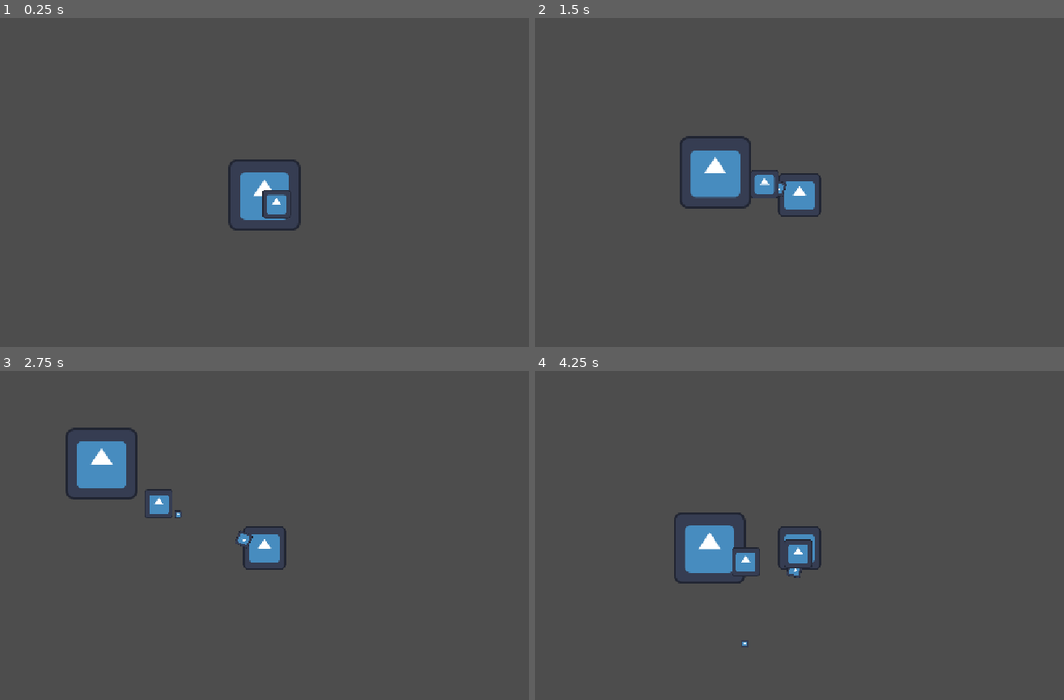
Above: before the commit, frames 1-4 (two rows, left to right).
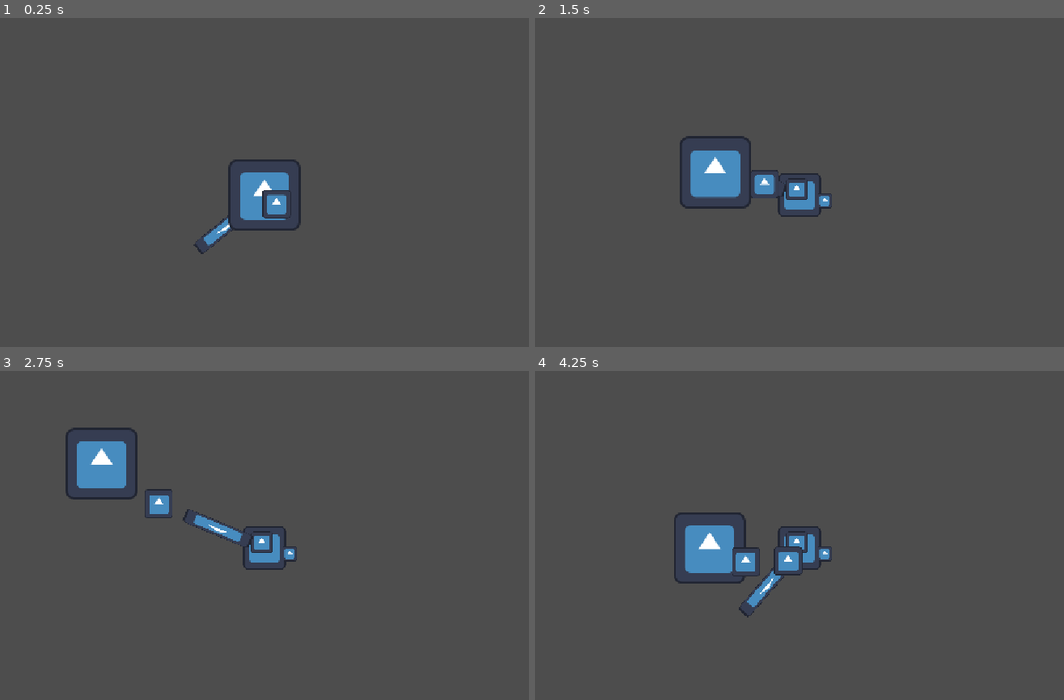
Above: after the commit, the same moments.

Repository: ReddRubinho/Survivors
Game: Godot game, scene res://main.tscn
Two runs of this game, one before a commit and one after it. Both use one fixed random seed, a clock stepped at 60 frames per second and the inputs below. The engine's default icon, where the game draws it, is replaced by a stand-in: a white triangle on a blue panel in a dark square.
Inputs:
- Up to frame 1 (0.25 s): no input
- Up to frame 2 (1.5 s): hold D (Move_Right) 0.53-1.28 s; hold S (Move_Down) from 1.28 s (still down)
- Up to frame 3 (2.75 s): release S (Move_Down) at 2.03 s; hold D (Move_Right) from 2.03 s (still down)
- Up to frame 4 (4.25 s): release D (Move_Right) at 2.78 s; hold W (Move_Up) 2.78-3.53 s; hold A (Move_Left) from 3.53 s (still down)

The runs differ from the first frame. In frame 1, 0.2% of the frame differs, in the area x 36-45%, y 59-72%; in frame 2, 0.3%; in frame 3, 0.6%; in frame 4, 0.9%, in the area x 38-57%, y 48-85%.

Commit message:
feat: add pistol blunderbuss and saber weapons

Diff:
--- /dev/null
+++ b/blunderbuss.gd
@@ -0,0 +1,61 @@
+extends Node2D
+
+@export var projectile_scene: PackedScene
+@export var damage: int = 6
+@export var attack_cooldown: float = 1.0
+@export var projectile_count: int = 6
+@export var spread_angle: float = 30.0
+
+var attack_timer: float = 0.0
+
+func get_nearest_enemy():
+	var enemies = get_tree().get_nodes_in_group("enemy")
+	var nearest_enemy = null
+	var nearest_distance = INF
+
+	for enemy in enemies:
+		var distance = global_position.distance_to(enemy.global_position)
+
+		if distance < nearest_distance:
+			nearest_distance = distance
+			nearest_enemy = enemy
+	return nearest_enemy
+
+func _physics_process(delta: float) -> void:
+	var enemy = get_nearest_enemy()
+
+	if enemy :
+		look_at(enemy.global_position)
+
+		attack_timer -= delta
+
+		if attack_timer <= 0:
+			var current_projectile_count = randi_range(
+				projectile_count - 1,
+				projectile_count + 1
+			)
+
+			for i in current_projectile_count:
+				var projectile = projectile_scene.instantiate()
+
+				get_tree().current_scene.add_child(projectile)
+
+				projectile.damage = damage
+				projectile.global_position = $Sprite2D.global_position
+
+				var direction = global_position.direction_to(enemy.global_position)
+
+				var spread = deg_to_rad(spread_angle)
+				var random_angle = randf_range(-spread / 2.0, spread / 2.0)
+
+				projectile.direction = direction.rotated(random_angle)
+
+			attack_timer = attack_cooldown
+# Called when the node enters the scene tree for the first time.
+func _ready() -> void:
+	pass # Replace with function body.
+
+
+# Called every frame. 'delta' is the elapsed time since the previous frame.
+func _process(delta: float) -> void:
+	pass
--- /dev/null
+++ b/blunderbuss.tscn
@@ -0,0 +1,11 @@
+[gd_scene format=3 uid="uid://cpd5om6bn7jww"]
+
+[ext_resource type="Script" uid="uid://cmdxgvbpiww5c" path="res://blunderbuss.gd" id="1_41e5l"]
+[ext_resource type="Texture2D" uid="uid://b6pyjum1wc0qp" path="res://icon.svg" id="2_p0em1"]
+
+[node name="Blunderbuss" type="Node2D" unique_id=1632826593]
+script = ExtResource("1_41e5l")
+
+[node name="Sprite2D" type="Sprite2D" parent="." unique_id=114479864]
+scale = Vector2(0.3, 0.3)
+texture = ExtResource("2_p0em1")
--- a/main.gd
+++ b/main.gd
@@ -25,12 +25,12 @@
 
 
 func _on_button_2_pressed() -> void:
-	$Player/Weapon.increase_attack_speed(0.5)
+	$Player/Weapons/Pistol.increase_attack_speed(0.5)
 	$UpgradeMenu.visible = false
 	get_tree().paused = false
 
 
 func _on_button_3_pressed() -> void:
-	$Player/Weapon.increase_damage(3.0)
+	$Player/Weapons/Pistol.increase_damage(3.0)
 	$UpgradeMenu.visible = false
 	get_tree().paused = false
--- a/weapon.gd
+++ b/pistol.gd
@@ -34,7 +34,7 @@
 
 		if attack_timer <= 0:
 			var projectile = projectile_scene.instantiate()
-			get_parent().get_parent().add_child(projectile)
+			get_tree().current_scene.add_child(projectile)
 
 			projectile.damage = damage
 			projectile.global_position = $Sprite2D.global_position
--- /dev/null
+++ b/pistol.tscn
@@ -0,0 +1,14 @@
+[gd_scene format=3 uid="uid://bkftxnub7l2xp"]
+
+[ext_resource type="Script" uid="uid://bkowuu7o8ahy" path="res://pistol.gd" id="1_6e3nq"]
+[ext_resource type="PackedScene" uid="uid://cqpdrk7fnmete" path="res://projectile.tscn" id="2_646vd"]
+[ext_resource type="Texture2D" uid="uid://b6pyjum1wc0qp" path="res://icon.svg" id="3_78vgs"]
+
+[node name="Pistol" type="Node2D" unique_id=1046747733]
+script = ExtResource("1_6e3nq")
+projectile_scene = ExtResource("2_646vd")
+
+[node name="Sprite2D" type="Sprite2D" parent="." unique_id=890785368]
+position = Vector2(40, 0)
+scale = Vector2(0.2, 0.2)
+texture = ExtResource("3_78vgs")
--- a/player.tscn
+++ b/player.tscn
@@ -2,8 +2,10 @@
 
 [ext_resource type="Script" uid="uid://lrlkd4qbbrek" path="res://player.gd" id="1_onrkg"]
 [ext_resource type="Texture2D" uid="uid://b6pyjum1wc0qp" path="res://icon.svg" id="2_i3pqv"]
-[ext_resource type="Script" uid="uid://bkowuu7o8ahy" path="res://weapon.gd" id="3_i3pqv"]
-[ext_resource type="PackedScene" uid="uid://cqpdrk7fnmete" path="res://projectile.tscn" id="4_hqtel"]
+[ext_resource type="PackedScene" uid="uid://bkftxnub7l2xp" path="res://pistol.tscn" id="3_i3pqv"]
+[ext_resource type="PackedScene" uid="uid://cpd5om6bn7jww" path="res://blunderbuss.tscn" id="4_hqtel"]
+[ext_resource type="PackedScene" uid="uid://cqpdrk7fnmete" path="res://projectile.tscn" id="5_sweqy"]
+[ext_resource type="PackedScene" uid="uid://ds45qlihvnyg6" path="res://sable.tscn" id="6_2hs0m"]
 
 [sub_resource type="CircleShape2D" id="CircleShape2D_ncggm"]
 radius = 30.0
@@ -21,11 +23,15 @@
 
 [node name="Camera2D" type="Camera2D" parent="." unique_id=1221549935]
 
-[node name="Weapon" type="Node2D" parent="." unique_id=1706880153]
-script = ExtResource("3_i3pqv")
-projectile_scene = ExtResource("4_hqtel")
+[node name="Weapons" type="Node2D" parent="." unique_id=2108888436]
 
-[node name="Sprite2D" type="Sprite2D" parent="Weapon" unique_id=732595297]
-position = Vector2(40, 0)
-scale = Vector2(0.2, 0.2)
-texture = ExtResource("2_i3pqv")
+[node name="Pistol" parent="Weapons" unique_id=1046747733 instance=ExtResource("3_i3pqv")]
+process_mode = 4
+position = Vector2(5, 10)
+
+[node name="Blunderbuss" parent="Weapons" unique_id=1632826593 instance=ExtResource("4_hqtel")]
+process_mode = 4
+position = Vector2(-5, -10)
+projectile_scene = ExtResource("5_sweqy")
+
+[node name="Sable" parent="Weapons" unique_id=644996575 instance=ExtResource("6_2hs0m")]
--- /dev/null
+++ b/sable.gd
@@ -0,0 +1,86 @@
+extends Node2D
+@export var damage: int = 20
+@export var attack_cooldown: float = 0.8
+@export var attack_duration:float = 0.25
+
+var attack_timer:float = 0.0
+var enemies_hit: Array[Node] = []
+
+func get_nearest_enemy():
+	var enemies = get_tree().get_nodes_in_group("enemy")
+	var nearest_enemy = null
+	var nearest_distance = INF
+
+	for enemy in enemies:
+		var distance = global_position.distance_to(enemy.global_position)
+
+		if distance < nearest_distance:
+			nearest_distance = distance
+			nearest_enemy = enemy
+
+	return nearest_enemy
+
+
+func attack():
+	enemies_hit.clear()
+
+	var tween = create_tween()
+
+	$Slashpivot.rotation = deg_to_rad(-120)
+
+	tween.tween_property(
+		$Slashpivot,
+		"rotation",
+		deg_to_rad(120),
+		attack_duration
+	)
+	tween.tween_property(
+		$Slashpivot,
+		"rotation",
+		0,
+		0.1
+	)
+
+
+func _physics_process(delta: float) -> void:
+	var nearest_enemy = get_nearest_enemy()
+
+	if not nearest_enemy:
+		return
+
+	look_at(nearest_enemy.global_position)
+
+	attack_timer -= delta
+
+	if attack_timer <= 0:
+		var enemies_in_range = $AttackRange.get_overlapping_bodies()
+		print(enemies_in_range.size(), " enemigos")
+
+		for enemy in enemies_in_range:
+			print("detectado")
+			if enemy.is_in_group("enemy"):
+				print("atacando...")
+				attack()
+				attack_timer = attack_cooldown
+				break
+
+
+# Called when the node enters the scene tree for the first time.
+func _ready() -> void:
+	pass # Replace with function body.
+
+
+# Called every frame. 'delta' is the elapsed time since the previous frame.
+func _process(delta: float) -> void:
+	pass
+
+
+func _on_hit_area_body_entered(body: Node2D) -> void:
+	if not body.is_in_group("enemy"):
+		return
+
+	if body in enemies_hit:
+		return
+
+	body.take_damage(damage)
+	enemies_hit.append(body)
--- /dev/null
+++ b/sable.tscn
@@ -0,0 +1,37 @@
+[gd_scene format=3 uid="uid://ds45qlihvnyg6"]
+
+[ext_resource type="Script" uid="uid://dg1fadk0ljco7" path="res://sable.gd" id="1_gm873"]
+[ext_resource type="Texture2D" uid="uid://b6pyjum1wc0qp" path="res://icon.svg" id="2_p2x4t"]
+
+[sub_resource type="CircleShape2D" id="CircleShape2D_ncggm"]
+radius = 150.0
+
+[sub_resource type="RectangleShape2D" id="RectangleShape2D_d8nfx"]
+size = Vector2(120, 80)
+
+[node name="Sable" type="Node2D" unique_id=644996575]
+script = ExtResource("1_gm873")
+
+[node name="AttackRange" type="Area2D" parent="." unique_id=1508906462]
+collision_layer = 0
+collision_mask = 2
+
+[node name="CollisionShape2D" type="CollisionShape2D" parent="AttackRange" unique_id=131609730]
+shape = SubResource("CircleShape2D_ncggm")
+
+[node name="Slashpivot" type="Node2D" parent="." unique_id=1350468925]
+
+[node name="Sprite2D" type="Sprite2D" parent="Slashpivot" unique_id=1519650382]
+position = Vector2(90, 0)
+scale = Vector2(1, 0.2)
+texture = ExtResource("2_p2x4t")
+
+[node name="HitArea" type="Area2D" parent="Slashpivot/Sprite2D" unique_id=2098039400]
+collision_layer = 0
+collision_mask = 2
+
+[node name="CollisionShape2D" type="CollisionShape2D" parent="Slashpivot/Sprite2D/HitArea" unique_id=1279469724]
+shape = SubResource("RectangleShape2D_d8nfx")
+debug_color = Color(0.9488886, 0.2165997, 0.18770307, 0.41960785)
+
+[connection signal="body_entered" from="Slashpivot/Sprite2D/HitArea" to="." method="_on_hit_area_body_entered"]
